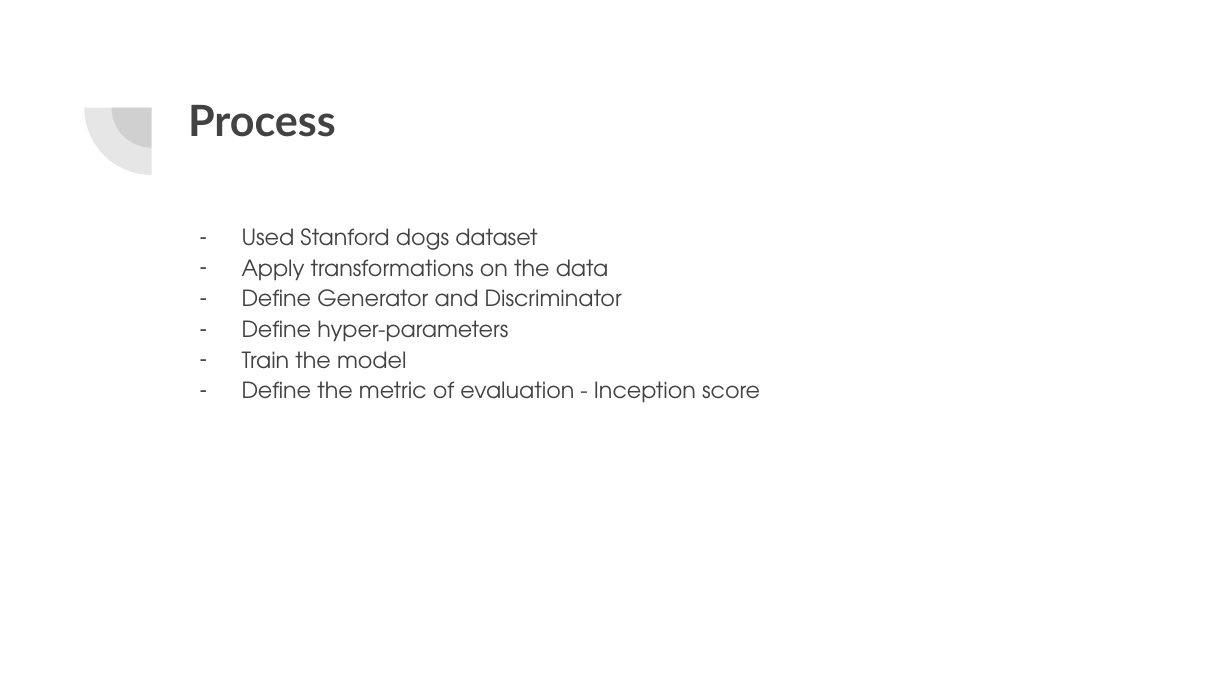
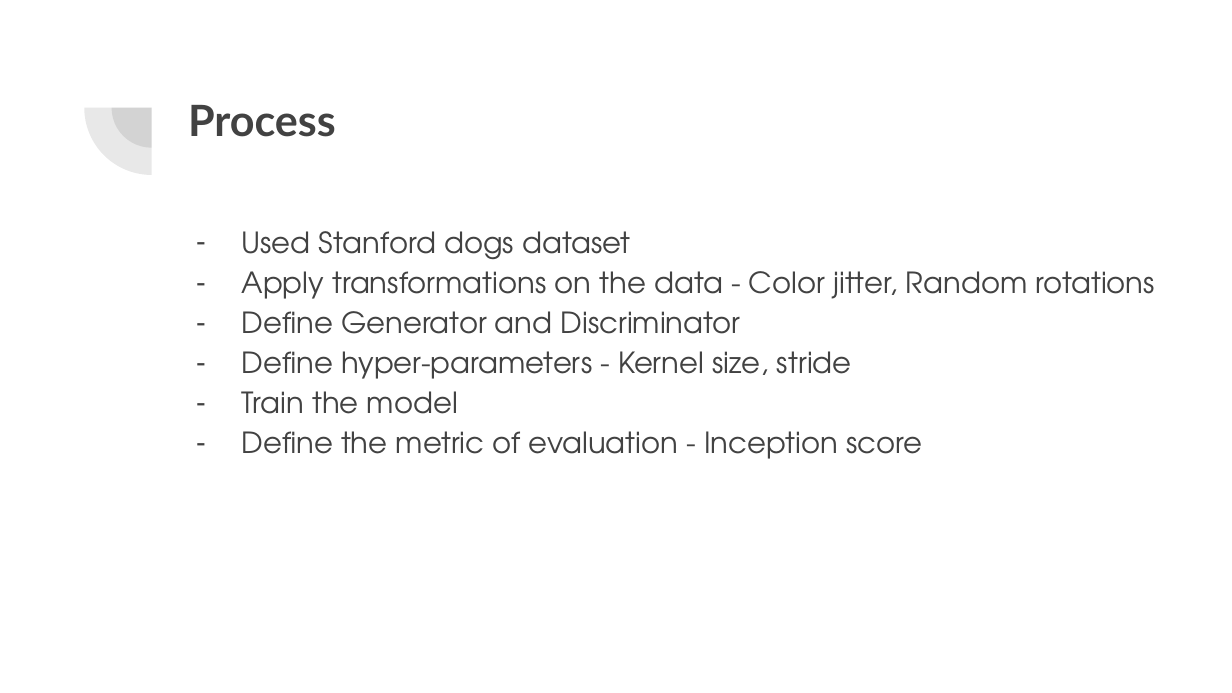
Before and after one commit to SrividyaKirti/Generative_dog_images, a slide deck: slide 4 of Slides_GANs.pptx (slide 3 before the commit). Drawn at 1232x693 pixels with LibreOffice and Linux fonts; fonts in the diff are those of the drawing. Boxes give left, top, right and bottom in pixels: in the first picture for what was removed or moved away, otherwise in the second. Text is boxed around its words. In the diff, an @@ line names an element or a change of style, - is before the commit and + after.

```diff
--- a/Slides_GANs.pptx
+++ b/Slides_GANs.pptx
@@ text at <box>242,231,922,459</box>: size 13 to 17 pt in "Used Stanford dogs dataset", "Define Generator and Discriminator", "Train the model", "Define the metric of evaluation - Inception ..."; indent changed @@
@@ text at <box>242,271,1155,299</box>: text changed; size 13 to 17 pt @@
-– Apply transformations on the data
+– Apply transformations on the data - Color jitter, Random rotations
@@ text at <box>242,351,852,379</box>: text changed; size 13 to 17 pt @@
-– Define hyper-parameters
+– Define hyper-parameters - Kernel size, stride
```
Also in this commit, not shown: 3 other slides changed, 5 slides added, 1 slide removed, 2 other files.
